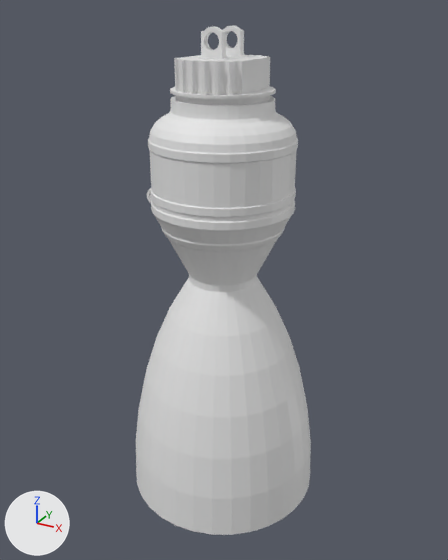
One commit to the Blender file MerlinEngine1D.blend: the scene before it, then after it.
Camera for both pictures: a 50 mm camera at (212.0, -384.0, 190.0) aimed at (0.0, 1.0, -2.0). Every picture has the same lights, and +X, +Y and +Z are marked at lower left.

Objects in the first picture: 'CombustionChamber'.
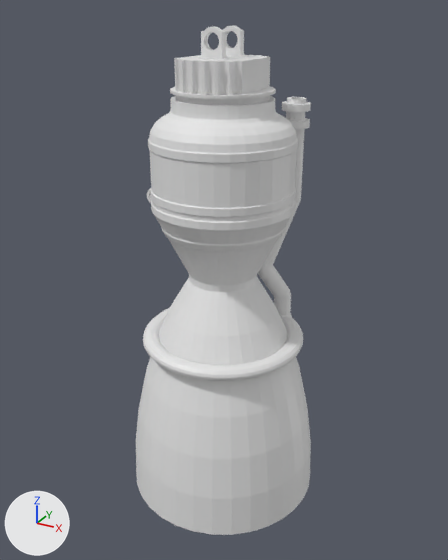
Pixel boxes [x1, y1, x2, y2] of what changed, in the pictures (448 x 560 px):
'FuelLine.001', added
    after: [143, 97, 311, 381]

Patch to the scene script:
```diff
--- a/MerlinEngine1D.blend.py
+++ b/MerlinEngine1D.blend.py
@@ me_cone_002 @@
+me_cone_002.from_pydata(...)  # 2720 vertices, 2784 faces; spans x -2.5..2.55, y -2.5..2.5, z -2.14..5.08
@@ ob_fuelline_001 @@
+ob_fuelline_001 = bpy.data.objects.new('FuelLine.001', me_cone_002)
+ob_fuelline_001.location = (0.0, 0.0, 0.0)
+ob_fuelline_001.rotation_euler = (0.0, 0.0, 1.571)  # degrees (0, 0, 90)
+ob_fuelline_001.scale = (25.5, 25.5, 25.5)
```
